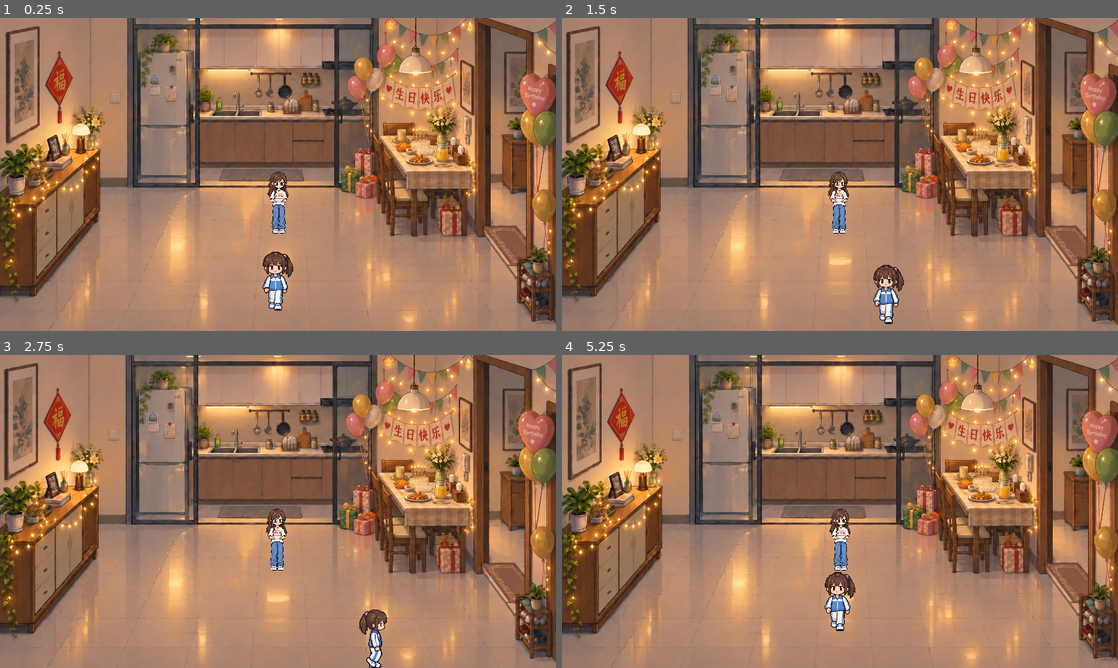
Above: before the commit, frames 1-4 (two rows, left to right).
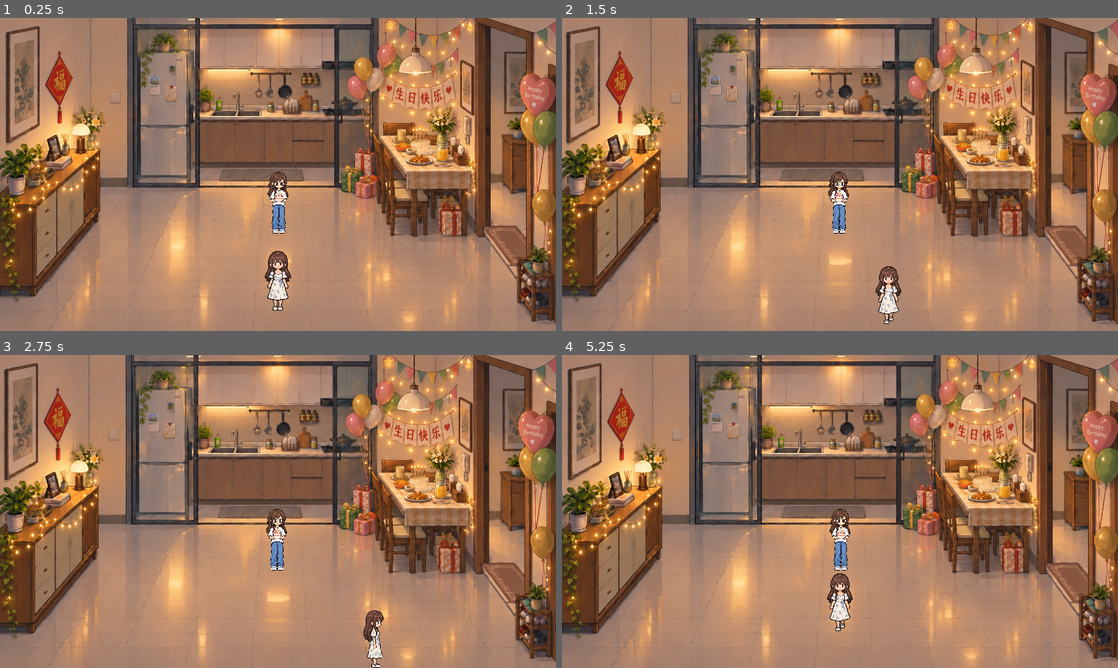
Above: after the commit, the same moments.

Repository: margaret1123/qiu-s-birthday
Game: Godot game, scene res://s11_2026_birthday.tscn
Same seed, same stepped clock (60 frames per second), same inputs: the game is played once before the commit and once after it. This scene is started directly instead of the project's main scene.
Inputs (mouse positions are in pixels of both pictures, inside the frame that each line leads up to):
- Up to frame 1 (0.25 s): no input
- Up to frame 2 (1.5 s): tap Enter (ui_accept) at 0.5, 0.77 s; move the mouse to (962, 158) at 0.52 s; hold Right (ui_right) 0.53-1.28 s; tap E (interact) at 0.6, 1.35 s; move the mouse to (728, 190) at 1.27 s; hold Down (ui_down) from 1.28 s (still down)
- Up to frame 3 (2.75 s): tap Enter (ui_accept) at 1.52 s; move the mouse to (333, 442) at 2.02 s; release Down (ui_down) at 2.03 s; hold Right (ui_right) from 2.03 s (still down); tap E (interact) at 2.1 s
- Up to frame 4 (5.25 s): move the mouse to (812, 574) at 2.77 s; release Right (ui_right) at 2.78 s; hold Up (ui_up) 2.78-3.53 s; tap E (interact) every 0.75 s from 2.85 to 5.1 s; tap Enter (ui_accept) at 3.02, 3.77, 4.52 s; move the mouse to (1006, 558) at 3.52 s; hold Left (ui_left) 3.53-5.03 s; move the mouse to (673, 464) at 4.27 s; move the mouse to (867, 511) at 5.02 s; hold Down (ui_down) from 5.03 s (still down)

The runs differ from the first frame. In frame 1, 0.6% of the frame differs, in the area x 47-53%, y 74-94%; in frame 2, 0.6%; in frame 3, 0.5%; in frame 4, 0.6%.

Commit message:
fix: finish character age and idle states
S11 now plays in 2026 with the grown-up Qiu, and a player whose physics a scene
has switched off stops walking on screen.

S11 keeps instancing the shared player.tscn; the scene only overrides the Body
it already had a handle on. Body's sprite_frames, scale, offset and animation
are replaced there, so player.gd needs no age branch at all - the adult sheet
carries the same eight animation names, and the four-direction movement comes
out of the same rules.

art/characters/Qiu/adult_qiu_sprite_frames.tres is built from the existing
adult_walk_cycles_all pack (down/up/left/right, four frames each; three_quarter
left out). Frames are cropped per frame exactly like the younger sheet, so the
adult's own drift inside her canvas is removed and all 16 frames put her lowest
pixel on the actor's origin - the y=0 baseline the untouched 40x28 collision
shape at y=-14 stands on. 176px body, no new art.

player.gd gains a plain _process that plays the current facing's idle while
is_physics_processing() is false. The animation lives in _physics_process, which
the freeze stops with the physics, so a walk cycle used to keep stepping under a
body held still by S03/S04/S07/S08. _process only covers the state the physics
cannot speak for: while the physics is on it does nothing, and the facing is
kept rather than cleared, so the player stops on the idle the walk was heading
for.

Co-Authored-By: Claude Code <noreply@anthropic.com>

Diff:
--- /dev/null
+++ b/art/characters/Qiu/adult_qiu_sprite_frames.tres
@@ -0,0 +1,152 @@
+[gd_resource type="SpriteFrames" load_steps=33 format=3]
+[ext_resource type="Texture2D" path="res://art/characters/Qiu/adult_walk_cycles_all/adult_walk_cycles/mc_adult_walk_down_01.png" id="1_down_01"]
+[ext_resource type="Texture2D" path="res://art/characters/Qiu/adult_walk_cycles_all/adult_walk_cycles/mc_adult_walk_down_02.png" id="2_down_02"]
+[ext_resource type="Texture2D" path="res://art/characters/Qiu/adult_walk_cycles_all/adult_walk_cycles/mc_adult_walk_down_03.png" id="3_down_03"]
+[ext_resource type="Texture2D" path="res://art/characters/Qiu/adult_walk_cycles_all/adult_walk_cycles/mc_adult_walk_down_04.png" id="4_down_04"]
+[ext_resource type="Texture2D" path="res://art/characters/Qiu/adult_walk_cycles_all/adult_walk_cycles/mc_adult_walk_up_01.png" id="5_up_01"]
+[ext_resource type="Texture2D" path="res://art/characters/Qiu/adult_walk_cycles_all/adult_walk_cycles/mc_adult_walk_up_02.png" id="6_up_02"]
+[ext_resource type="Texture2D" path="res://art/characters/Qiu/adult_walk_cycles_all/adult_walk_cycles/mc_adult_walk_up_03.png" id="7_up_03"]
+[ext_resource type="Texture2D" path="res://art/characters/Qiu/adult_walk_cycles_all/adult_walk_cycles/mc_adult_walk_up_04.png" id="8_up_04"]
+[ext_resource type="Texture2D" path="res://art/characters/Qiu/adult_walk_cycles_all/adult_walk_cycles/mc_adult_walk_left_01.png" id="9_left_01"]
+[ext_resource type="Texture2D" path="res://art/characters/Qiu/adult_walk_cycles_all/adult_walk_cycles/mc_adult_walk_left_02.png" id="10_left_02"]
+[ext_resource type="Texture2D" path="res://art/characters/Qiu/adult_walk_cycles_all/adult_walk_cycles/mc_adult_walk_left_03.png" id="11_left_03"]
+[ext_resource type="Texture2D" path="res://art/characters/Qiu/adult_walk_cycles_all/adult_walk_cycles/mc_adult_walk_left_04.png" id="12_left_04"]
+[ext_resource type="Texture2D" path="res://art/characters/Qiu/adult_walk_cycles_all/adult_walk_cycles/mc_adult_walk_right_01.png" id="13_right_01"]
+[ext_resource type="Texture2D" path="res://art/characters/Qiu/adult_walk_cycles_all/adult_walk_cycles/mc_adult_walk_right_02.png" id="14_right_02"]
+[ext_resource type="Texture2D" path="res://art/characters/Qiu/adult_walk_cycles_all/adult_walk_cycles/mc_adult_walk_right_03.png" id="15_right_03"]
+[ext_resource type="Texture2D" path="res://art/characters/Qiu/adult_walk_cycles_all/adult_walk_cycles/mc_adult_walk_right_04.png" id="16_right_04"]
+
+[sub_resource type="AtlasTexture" id="AtlasTexture_down_01"]
+atlas = ExtResource("1_down_01")
+region = Rect2(171, 23, 330, 680)
+
+[sub_resource type="AtlasTexture" id="AtlasTexture_down_02"]
+atlas = ExtResource("2_down_02")
+region = Rect2(121, 22, 324, 680)
+
+[sub_resource type="AtlasTexture" id="AtlasTexture_down_03"]
+atlas = ExtResource("3_down_03")
+region = Rect2(80, 23, 332, 680)
+
+[sub_resource type="AtlasTexture" id="AtlasTexture_down_04"]
+atlas = ExtResource("4_down_04")
+region = Rect2(42, 23, 329, 680)
+
+[sub_resource type="AtlasTexture" id="AtlasTexture_up_01"]
+atlas = ExtResource("5_up_01")
+region = Rect2(113, 22, 284, 690)
+
+[sub_resource type="AtlasTexture" id="AtlasTexture_up_02"]
+atlas = ExtResource("6_up_02")
+region = Rect2(113, 22, 284, 690)
+
+[sub_resource type="AtlasTexture" id="AtlasTexture_up_03"]
+atlas = ExtResource("7_up_03")
+region = Rect2(113, 22, 284, 690)
+
+[sub_resource type="AtlasTexture" id="AtlasTexture_up_04"]
+atlas = ExtResource("8_up_04")
+region = Rect2(113, 22, 284, 690)
+
+[sub_resource type="AtlasTexture" id="AtlasTexture_left_01"]
+atlas = ExtResource("9_left_01")
+region = Rect2(128, 26, 277, 680)
+
+[sub_resource type="AtlasTexture" id="AtlasTexture_left_02"]
+atlas = ExtResource("10_left_02")
+region = Rect2(138, 26, 267, 680)
+
+[sub_resource type="AtlasTexture" id="AtlasTexture_left_03"]
+atlas = ExtResource("11_left_03")
+region = Rect2(134, 26, 271, 680)
+
+[sub_resource type="AtlasTexture" id="AtlasTexture_left_04"]
+atlas = ExtResource("12_left_04")
+region = Rect2(138, 26, 267, 680)
+
+[sub_resource type="AtlasTexture" id="AtlasTexture_right_01"]
+atlas = ExtResource("13_right_01")
+region = Rect2(133, 25, 268, 680)
+
+[sub_resource type="AtlasTexture" id="AtlasTexture_right_02"]
+atlas = ExtResource("14_right_02")
+region = Rect2(133, 25, 259, 680)
+
+[sub_resource type="AtlasTexture" id="AtlasTexture_right_03"]
+atlas = ExtResource("15_right_03")
+region = Rect2(133, 25, 262, 680)
+
+[sub_resource type="AtlasTexture" id="AtlasTexture_right_04"]
+atlas = ExtResource("16_right_04")
+region = Rect2(133, 25, 259, 680)
+
+[resource]
+animations = [{"frames": [{
+"duration": 1.0,
+"texture": SubResource("AtlasTexture_down_04")
+}], "loop": false, "name": &"idle_down", "speed": 5.0
+}, {"frames": [{
+"duration": 1.0,
+"texture": SubResource("AtlasTexture_down_01")
+}, {
+"duration": 1.0,
+"texture": SubResource("AtlasTexture_down_02")
+}, {
+"duration": 1.0,
+"texture": SubResource("AtlasTexture_down_03")
+}, {
+"duration": 1.0,
+"texture": SubResource("AtlasTexture_down_04")
+}], "loop": true, "name": &"walk_down", "speed": 8.0
+}, {"frames": [{
+"duration": 1.0,
+"texture": SubResource("AtlasTexture_up_04")
+}], "loop": false, "name": &"idle_up", "speed": 5.0
+}, {"frames": [{
+"duration": 1.0,
+"texture": SubResource("AtlasTexture_up_01")
+}, {
+"duration": 1.0,
+"texture": SubResource("AtlasTexture_up_02")
+}, {
+"duration": 1.0,
+"texture": SubResource("AtlasTexture_up_03")
+}, {
+"duration": 1.0,
+"texture": SubResource("AtlasTexture_up_04")
+}], "loop": true, "name": &"walk_up", "speed": 8.0
+}, {"frames": [{
+"duration": 1.0,
+"texture": SubResource("AtlasTexture_left_04")
+}], "loop": false, "name": &"idle_left", "speed": 5.0
+}, {"frames": [{
+"duration": 1.0,
+"texture": SubResource("AtlasTexture_left_01")
+}, {
+"duration": 1.0,
+"texture": SubResource("AtlasTexture_left_02")
+}, {
+"duration": 1.0,
+"texture": SubResource("AtlasTexture_left_03")
+}, {
+"duration": 1.0,
+"texture": SubResource("AtlasTexture_left_04")
+}], "loop": true, "name": &"walk_left", "speed": 8.0
+}, {"frames": [{
+"duration": 1.0,
+"texture": SubResource("AtlasTexture_right_04")
+}], "loop": false, "name": &"idle_right", "speed": 5.0
+}, {"frames": [{
+"duration": 1.0,
+"texture": SubResource("AtlasTexture_right_01")
+}, {
+"duration": 1.0,
+"texture": SubResource("AtlasTexture_right_02")
+}, {
+"duration": 1.0,
+"texture": SubResource("AtlasTexture_right_03")
+}, {
+"duration": 1.0,
+"texture": SubResource("AtlasTexture_right_04")
+}], "loop": true, "name": &"walk_right", "speed": 8.0
+}]
--- a/player.gd
+++ b/player.gd
@@ -38,6 +38,18 @@
 	# Move
 	move_and_slide()
 
+## The scene owns the player's physics: every scripted event switches it off to
+## hold the player still while it plays. The animation lives in _physics_process,
+## so it stops with the physics - and a walk cycle left on screen keeps stepping
+## under a body that can no longer move. Idle processing is not switched off, and
+## is what puts the feet back under them.
+##
+## It only guards the state the physics cannot speak for. While the physics is
+## on, this does nothing at all, so the walking rules stay in one place.
+func _process(_delta: float) -> void:
+	if not is_physics_processing():
+		_animate(Vector2.ZERO)
+
 ## Reads the movement the controller asked for, not the velocity move_and_slide
 ## left behind: a body pressed against a wall has that velocity eaten by the
 ## collision, and standing still there is not what the player is doing.
--- a/s11_2026_birthday.tscn
+++ b/s11_2026_birthday.tscn
@@ -7,6 +7,7 @@
 [ext_resource type="Texture2D" path="res://art/characters/Biu/手捧蛋糕fca3bd65-10d1-4990-9f38-ea455deabe78.png" id="5_cake"]
 [ext_resource type="PackedScene" uid="uid://duah71j3glpcq" path="res://npc.tscn" id="6_biu"]
 [ext_resource type="PackedScene" uid="uid://bvt8qnxwqy3ey" path="res://player.tscn" id="7_player"]
+[ext_resource type="SpriteFrames" path="res://art/characters/Qiu/adult_qiu_sprite_frames.tres" id="9_adult_qiu"]
 [ext_resource type="Texture2D" path="res://art/characters/Qiu/8ca86dba-a402-4ad9-a816-7868dcbec2f1.png" id="8_photo"]
 
 [sub_resource type="AtlasTexture" id="AtlasTexture_cake"]
@@ -74,6 +75,13 @@
 [node name="Player" parent="WorldSort" instance=ExtResource("7_player")]
 position = Vector2(836, 880)
 
+[node name="Body" parent="WorldSort/Player" index="0"]
+scale = Vector2(0.263769, 0.263769)
+sprite_frames = ExtResource("9_adult_qiu")
+animation = &"idle_down"
+autoplay = "idle_down"
+offset = Vector2(0, -340)
+
 [node name="Camera2D" type="Camera2D" parent="WorldSort/Player"]
 zoom = Vector2(0.77, 0.77)
 limit_left = 0
Binary file added: art/characters/Qiu/adult_walk_cycles_all/adult_walk_cycles/mc_adult_walk_down_01.png
Binary file added: art/characters/Qiu/adult_walk_cycles_all/adult_walk_cycles/mc_adult_walk_down_02.png
Binary file added: art/characters/Qiu/adult_walk_cycles_all/adult_walk_cycles/mc_adult_walk_down_03.png
Binary file added: art/characters/Qiu/adult_walk_cycles_all/adult_walk_cycles/mc_adult_walk_down_04.png
Binary file added: art/characters/Qiu/adult_walk_cycles_all/adult_walk_cycles/mc_adult_walk_left_01.png
Binary file added: art/characters/Qiu/adult_walk_cycles_all/adult_walk_cycles/mc_adult_walk_left_02.png
Binary file added: art/characters/Qiu/adult_walk_cycles_all/adult_walk_cycles/mc_adult_walk_left_03.png
Binary file added: art/characters/Qiu/adult_walk_cycles_all/adult_walk_cycles/mc_adult_walk_left_04.png
Binary file added: art/characters/Qiu/adult_walk_cycles_all/adult_walk_cycles/mc_adult_walk_right_01.png
Binary file added: art/characters/Qiu/adult_walk_cycles_all/adult_walk_cycles/mc_adult_walk_right_02.png
Binary file added: art/characters/Qiu/adult_walk_cycles_all/adult_walk_cycles/mc_adult_walk_right_03.png
Binary file added: art/characters/Qiu/adult_walk_cycles_all/adult_walk_cycles/mc_adult_walk_right_04.png
(and 5 more such lines)
